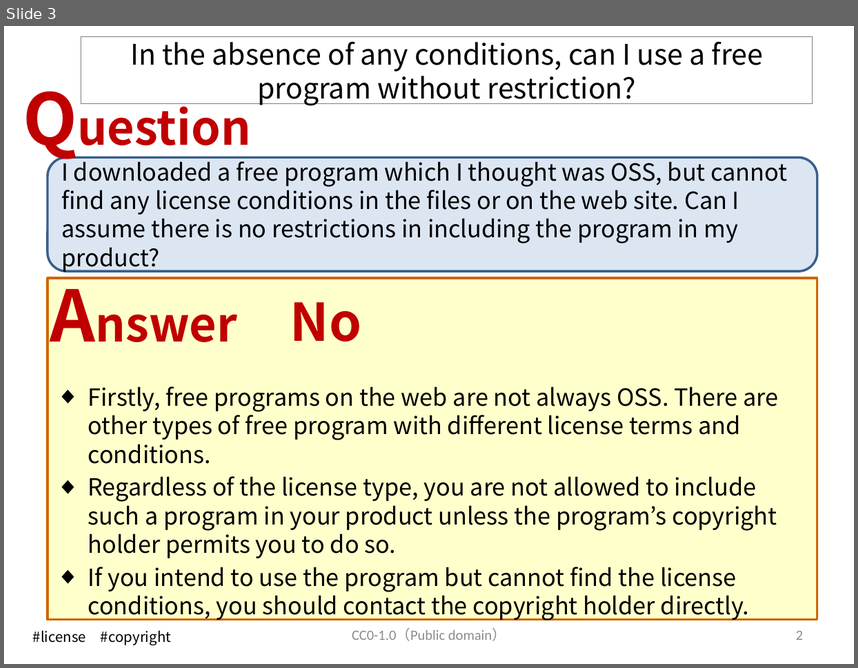
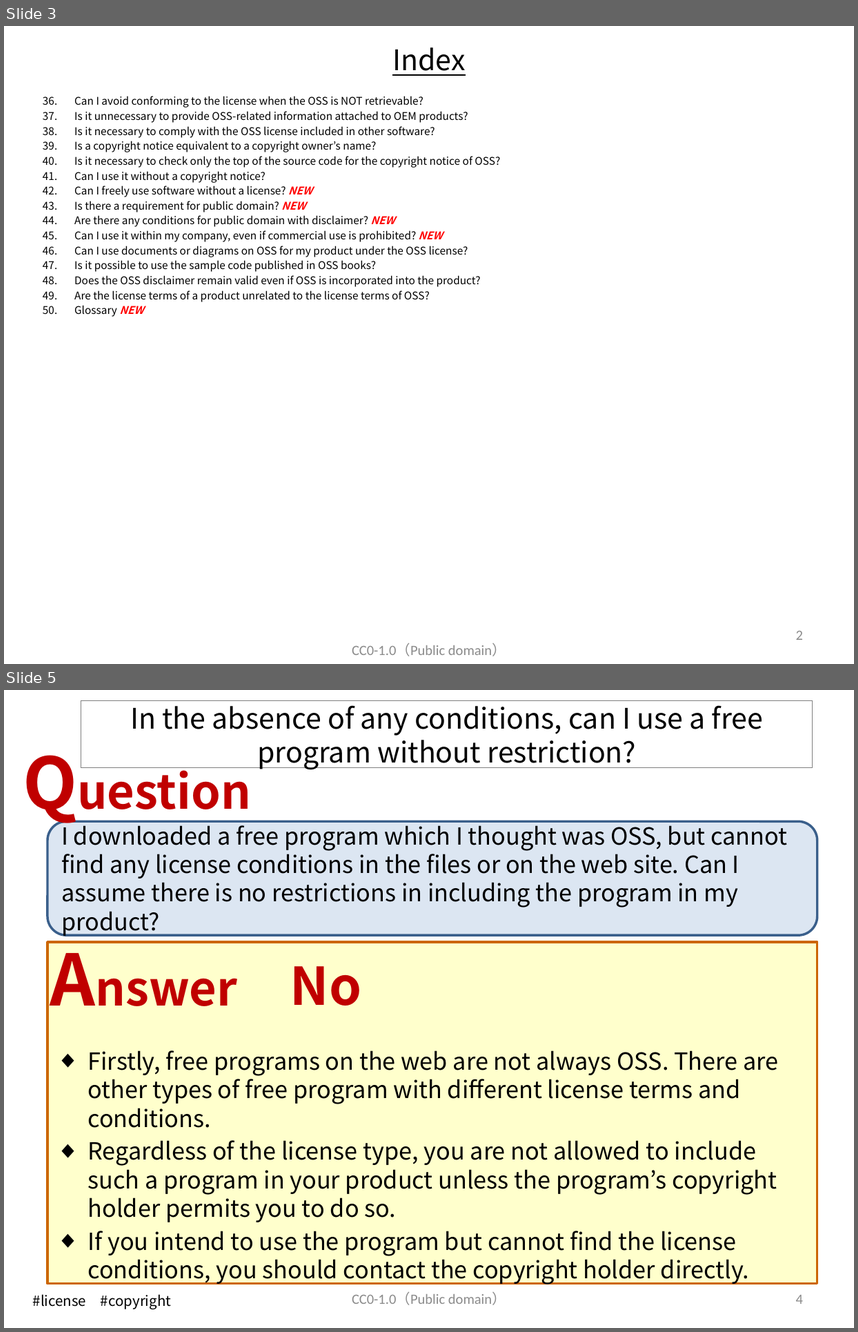
Before and after one commit to OpenChain-Project/OpenChain-JWG, a slide deck: Education_Material/FAQ/Misunderstandings_of_OSS_licenses_CC0.pptx. Shown one above the other, each under a label of ours: slide 3 before the commit, slides 3 and 5 after it; the slides between them are not shown. The pictures are 858x668 and 858x1332 pixels, drawn with LibreOffice and Linux fonts; fonts in the diff are those of the drawing. Boxes give left, top, right and bottom in pixels: in the first picture for what was removed or moved away, otherwise in the second. Text is boxed around its words. In the diff, an @@ line names an element or a change of style, - is before the commit and + after.

Commit message:
Frequent Misunderstandings of OSS licenses V6

```diff
--- a/Education_Material/FAQ/Misunderstandings_of_OSS_licenses_CC0.pptx
+++ b/Education_Material/FAQ/Misunderstandings_of_OSS_licenses_CC0.pptx
@@ slide 3 added at box(4, 26, 854, 664), background #FFFFFF @@
@@ title added at box(392, 47, 465, 76), 24 pt, text #000000, underline @@
+Index
@@ text added at box(74, 96, 500, 316), 9 pt, text #000000 @@
+36. Can I avoid conforming to the license when the OSS is NOT retrievable?
+37. Is it unnecessary to provide OSS-related information attached to OEM products?
+38. Is it necessary to comply with the OSS license included in other software?
+39. Is a copyright notice equivalent to a copyright owner’s name?
+40. Is it necessary to check only the top of the source code for the copyright notice of OSS?
+41. Can I use it without a copyright notice?
+42. Can I freely use software without a license? NEW
+43. Is there a requirement for public domain? NEW
+44. Are there any conditions for public domain with disclaimer? NEW
+45. Can I use it within my company, even if commercial use is prohibited? NEW
+46. Can I use documents or diagrams on OSS for my product under the OSS license?
+47. Is it possible to use the sample code published in OSS books?
+48. Does the OSS disclaimer remain valid even if OSS is incorporated into the product?
+49. Are the license terms of a product unrelated to the license terms of OSS?
+50. Glossary NEW
@@ text added at box(352, 643, 506, 656), 12 pt, text #8C8C8C @@
+CC0-1.0（Public domain）
@@ page number added at box(796, 630, 803, 639), 12 pt, text #8C8C8C @@
+2
@@ what was slide 3 is now slide 5 @@
@@ page number at box(796, 1294, 803, 1303): text changed @@
-2
+4
```
Also in this commit, not shown: 22 slides changed, 12 other slides added.
